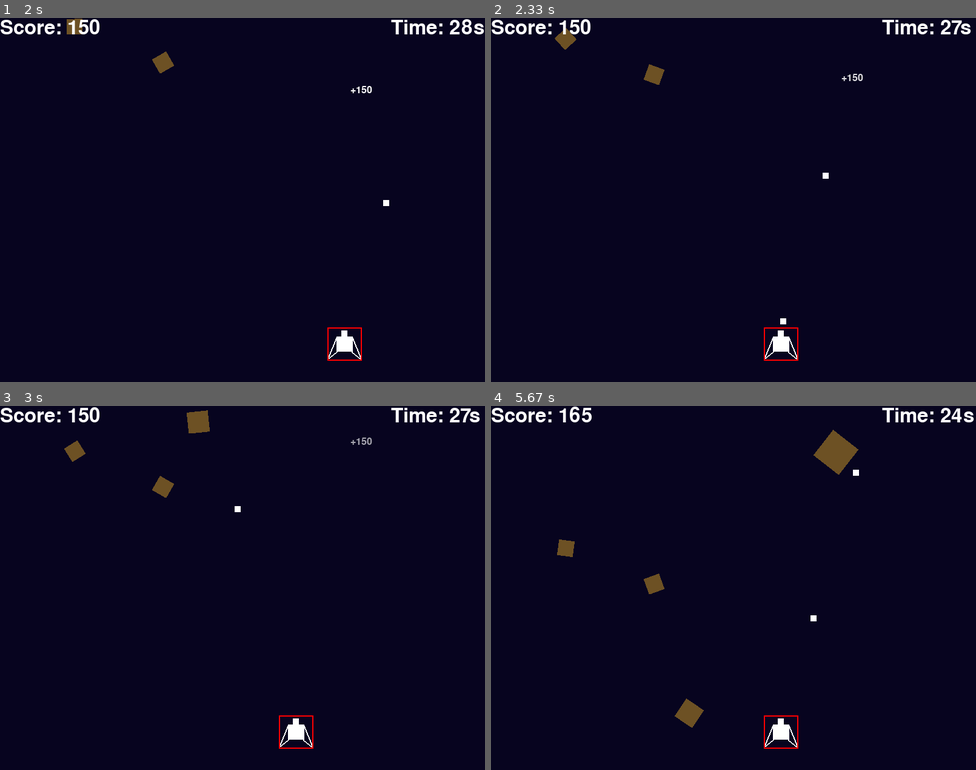
Above: before the commit, frames 1-4 (two rows, left to right).
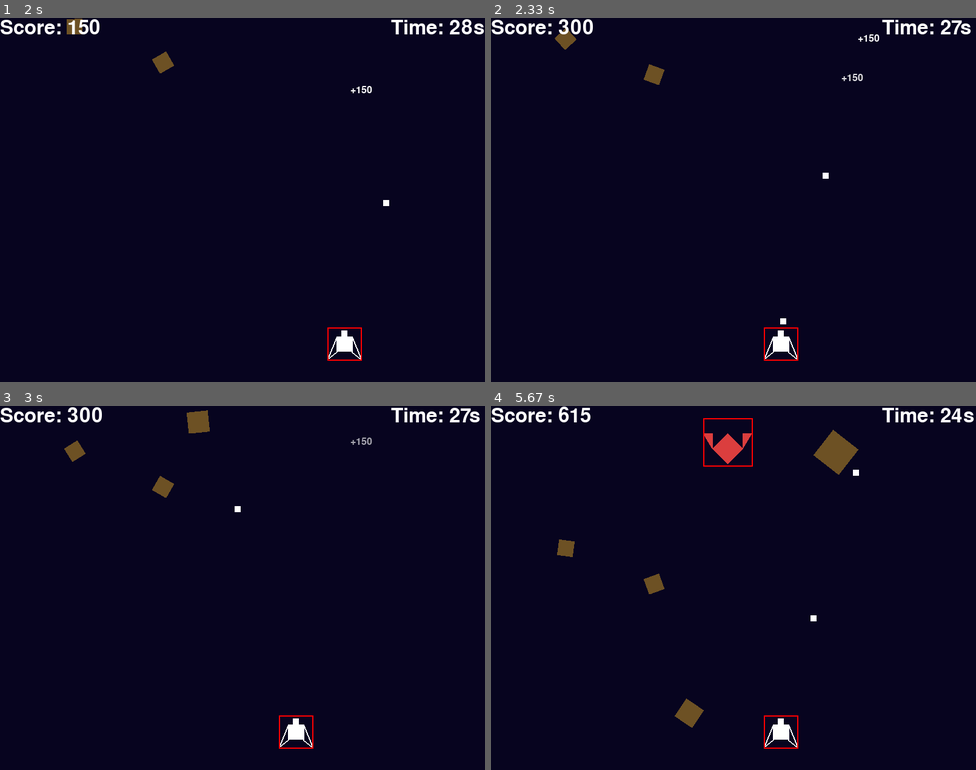
Above: after the commit, the same moments.

Repository: gnikkoch96/pygame-projects
Game: pygame game, started from test_game/shootemup_game/main.py
Two runs of this game, one before a commit and one after it. Both use one fixed random seed, a clock stepped at 60 frames per second and the inputs below.
Inputs:
- Up to frame 1 (2 s): tap Space at 0.33, 0.73, 1.03, 1.23, 1.53, 1.73 s; hold Right 0.67-1.13 s; hold Right 1.17-1.63 s; hold Left from 1.67 s (still down)
- Up to frame 2 (2.33 s): tap Space at 2.03, 2.3 s; release Left at 2.2 s; hold Left from 2.23 s (still down)
- Up to frame 3 (3 s): tap Space at 2.6, 2.73 s; release Left at 2.63 s; hold Right from 2.67 s (still down)
- Up to frame 4 (5.67 s): tap Space at 3.03, 3.4, 3.7, 3.9, 4.2, 4.4, 4.7, 4.9, 5.2, 5.47 s; release Right at 3.3 s; hold Left 3.33-3.8 s; hold Right 3.83-4.3 s; hold Right 4.33-4.8 s; hold Left 4.83-5.37 s; hold Left from 5.4 s (still down)

Frame 1 is identical in both runs. In frame 2, 0.2% of the frame differs, in the area x 14-81%, y 0-7%; in frame 3, 0.2%; in frame 4, 0.7%, in the area x 14-54%, y 0-17%.

Commit message:
fix: enemy despawning immediately after creation after killing first enemy

Diff:
--- a/test_game/shootemup_game/entities/pools/enemy_pool.py
+++ b/test_game/shootemup_game/entities/pools/enemy_pool.py
@@ -15,7 +15,6 @@
         self.max_spawn = 1
 
     def handle_enemy_generation(self):
-        # don't spawn more than the max spawn
         if len(self.active_enemies) >= self.max_spawn: return
 
         current_time = pygame.time.get_ticks()
@@ -43,12 +42,10 @@
         for enemy in self.active_enemies:
             enemy.update(player)
 
-            if enemy.hp == 0:
-                enemy.is_alive = False
-
             if not enemy.is_alive:
                 self.active_enemies.remove(enemy)
                 self.pool.append(enemy)
+                enemy.is_alive = True # prevent from automatically being removed the moment they spawn
 
     def render_all(self, screen: pygame.Surface):
         for enemy in self.active_enemies:
